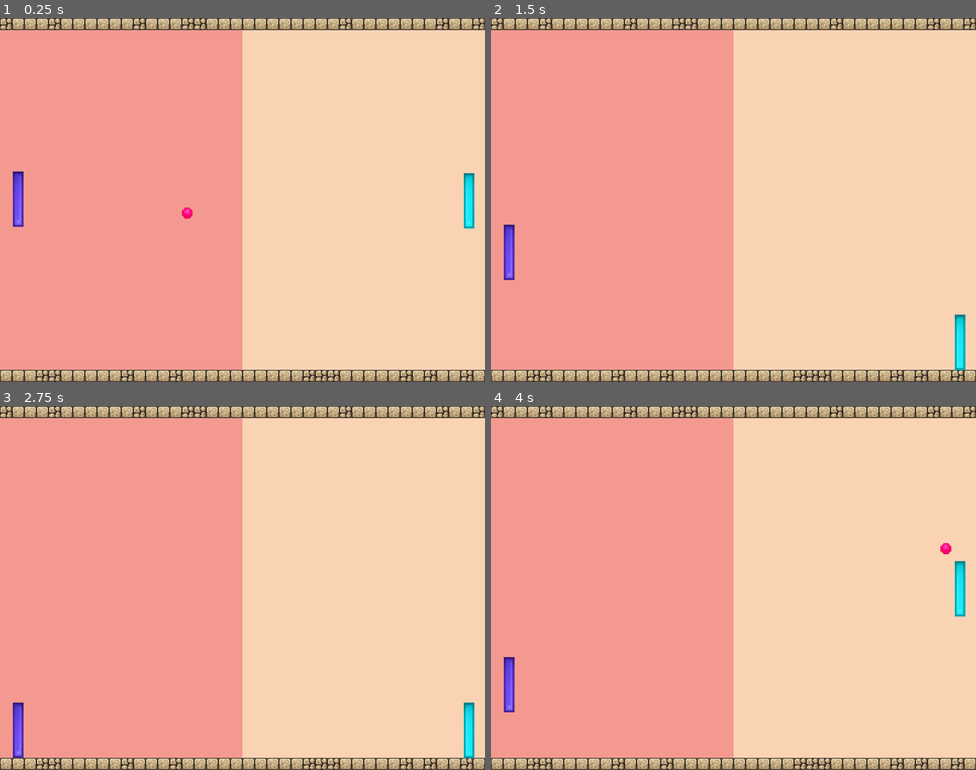
Above: before the commit, frames 1-4 (two rows, left to right).
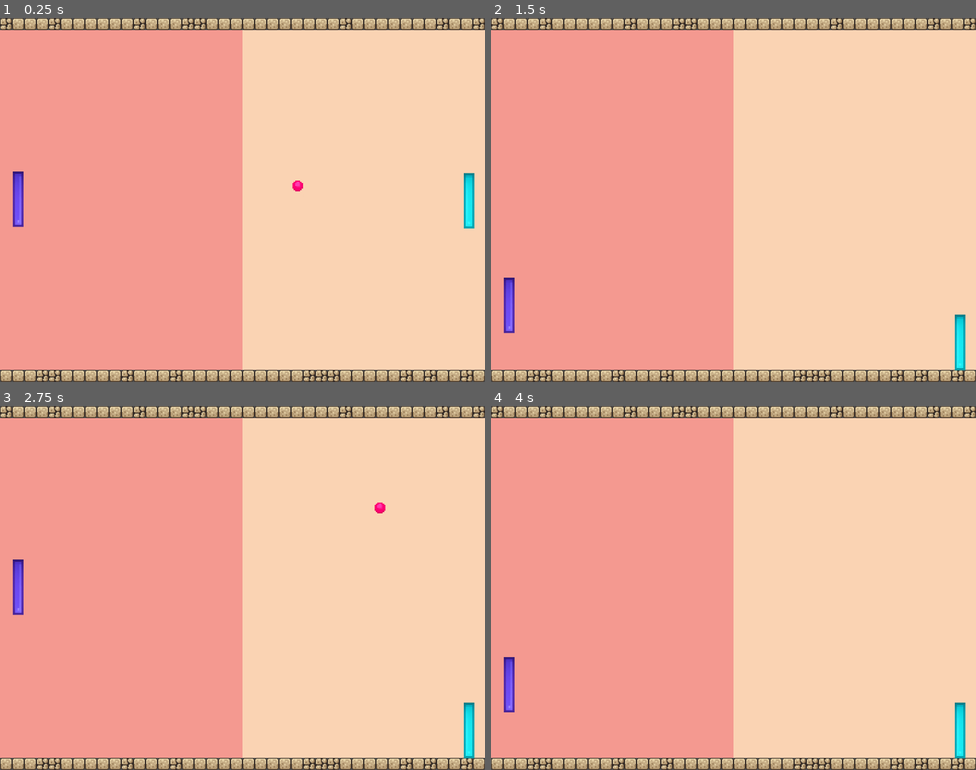
Above: after the commit, the same moments.

Repository: kaeri-gg/pong-game
Game: Godot game, scene res://scenes/game.tscn
Two runs of this game, one before a commit and one after it. Both use one fixed random seed, a clock stepped at 60 frames per second and the inputs below.
Inputs:
- Up to frame 1 (0.25 s): no input
- Up to frame 2 (1.5 s): hold Down (paddleRight_down) 0.53-1.28 s; tap Enter at 1.25 s; hold S (paddleLeft_down) from 1.28 s (still down)
- Up to frame 3 (2.75 s): release S (paddleLeft_down) at 2.03 s; hold Down (paddleRight_down) from 2.03 s (still down)
- Up to frame 4 (4 s): tap Space at 2.75 s; release Down (paddleRight_down) at 2.78 s; hold W (paddleLeft_up) 2.78-3.53 s; hold S (paddleLeft_down) from 3.53 s (still down)

The runs differ from the first frame. In frame 1, 0.1% of the frame differs, in the area x 37-63%, y 44-56%; in frame 2, 0.7%; in frame 3, 0.7%; in frame 4, 0.8%, in the area x 92-98%, y 37-97%.

Commit message:
Refactor ball direction logic and update killzone handling
Refactored ball.gd to modularize and clarify random direction generation for the ball's movement. Updated killzone.gd to remove time scaling effects and improve debug output when a ball passes the killzone.

Diff:
--- a/scripts/ball.gd
+++ b/scripts/ball.gd
@@ -1,19 +1,50 @@
 extends CharacterBody2D
 
 const SPEED = 300.0
+
 var direction = Vector2.ZERO
 
 func _ready() -> void:
 	# Start the ball in a random horizontal direction
-	var x_dir = [-1, 1].pick_random()
-	var y_dir = randf_range(-0.5, 0.5)
-	direction = Vector2(x_dir, y_dir).normalized()
+	# With random vertical rotation
+	direction = get_random_direction()
 	velocity = direction * SPEED
 
-func _physics_process(_delta: float) -> void:
-	var collision = move_and_collide(velocity * _delta)
+func _physics_process(delta: float) -> void:
+	var collision = move_and_collide(velocity * delta)
 
 	if collision:
 		# Reflect the velocity vector when hitting something
 		var normal = collision.get_normal()
 		velocity = velocity.bounce(normal)
+
+
+# Get random horizontal direction
+func get_random_x() -> int:
+	# Pick random direction, either Left or Right
+	# Multiplication to +1 does not change the value
+	# But multiplication to -1 does change it's direction
+	return [-1, 1].pick_random()
+
+# Get random vertical rotation
+func get_random_y() -> float:
+	# Get random direction, Up, Down or anything in-between
+	# It's float value, so it can be 0.34 or -0.123
+	# It decides how much random rotation it will have
+	# We need to make the range between PI value
+	return randf_range(-2, 2)
+
+func get_direction_vector(x_dir: int, y_dir: float) -> Vector2:
+	# We create a new vector (2d) from x and y values and we normalize it
+	# Normalizing is the process when the vector magnitude is scaled to 1
+	# While the direction/angle is preserved
+	#
+	# In our case, it's to make sure it won't change the ball speed
+	# We only need its direction
+	return Vector2(x_dir, y_dir).normalized()
+
+func get_random_direction() -> Vector2:
+	var x_dir = get_random_x()
+	var y_dir = get_random_y()
+
+	return get_direction_vector(x_dir, y_dir)
--- a/scripts/killzone.gd
+++ b/scripts/killzone.gd
@@ -3,11 +3,11 @@
 @onready var timer: Timer = $Timer
 
 func _on_body_entered(body: Node) -> void:
-	Engine.time_scale = 0.5
 	body.get_node("CollisionShape2D").queue_free()
+
+	print("Ball passed the line", body)
+
 	timer.start()
-	print(body)
 
 func _on_timer_timeout() -> void:
-	Engine.time_scale = 1.0
 	get_tree().reload_current_scene()
